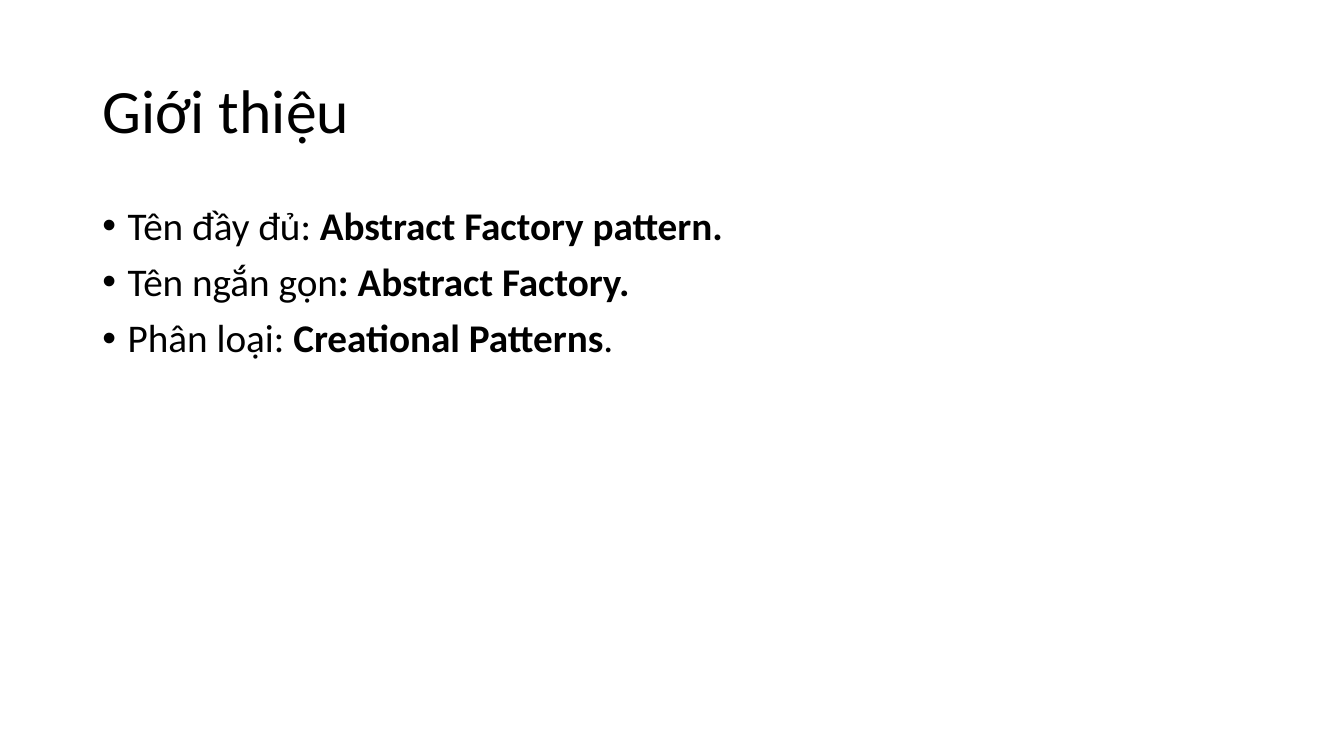
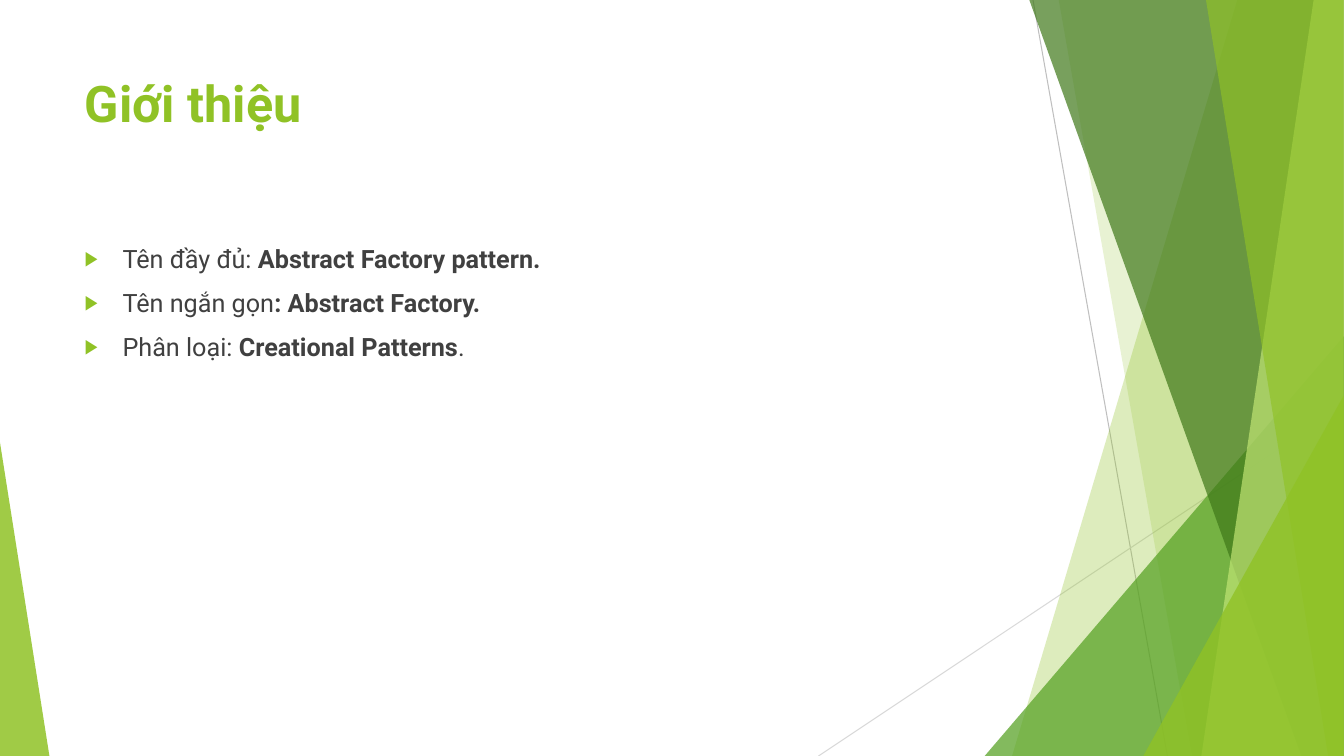
Before and after one commit to ChrisJamison/design_pattern, a slide deck: slide 2 of Báo cáo cuối kỳ/1. Abstract Fatory/Slide.pptx. Drawn at 1344x756 pixels with LibreOffice and Linux fonts; fonts in the diff are those of the drawing. Boxes give left, top, right and bottom in pixels: in the first picture for what was removed or moved away, otherwise in the second. Text is boxed around its words. In the diff, an @@ line names an element or a change of style, - is before the commit and + after.

Commit message:
Updated Abstract Factory (báo cáo + slide)

```diff
--- a/Báo cáo cuối kỳ/1. Abstract Fatory/Slide.pptx
+++ b/Báo cáo cuối kỳ/1. Abstract Fatory/Slide.pptx
@@ title "Giới thiệu": place and size @@
-title "Giới thiệu" at <box>102,90,349,144</box>
+title "Giới thiệu" at <box>85,84,302,131</box>
@@ title "Giới thiệu" at <box>85,84,302,131</box>: size 44 to 36 pt, font Calibri to Roboto, text colour #000000 to #90C226, bold on; line spacing 0.9 to 1; vertical alignment middle to top @@
@@ text "Tên đầy đủ: Abstract Factory ...": place and size @@
-text "Tên đầy đủ: Abstract Factory ..." at <box>128,210,723,359</box>
+text "Tên đầy đủ: Abstract Factory ..." at <box>123,247,541,361</box>
@@ text "Tên đầy đủ: Abstract Factory ..." at <box>123,247,541,361</box>: size 28 to 18 pt, font Calibri to Roboto, text colour #000000 to #404040; bullet • to ▶; line spacing 0.9 to 1 @@
@@ group added at <box>0,0,1344,756</box>: 5 freeform shapes, 3 triangles, 2 lines @@
```
Also in this commit, not shown: 7 other slides changed, 5 slides added, 3 slides removed, 1 other file.
